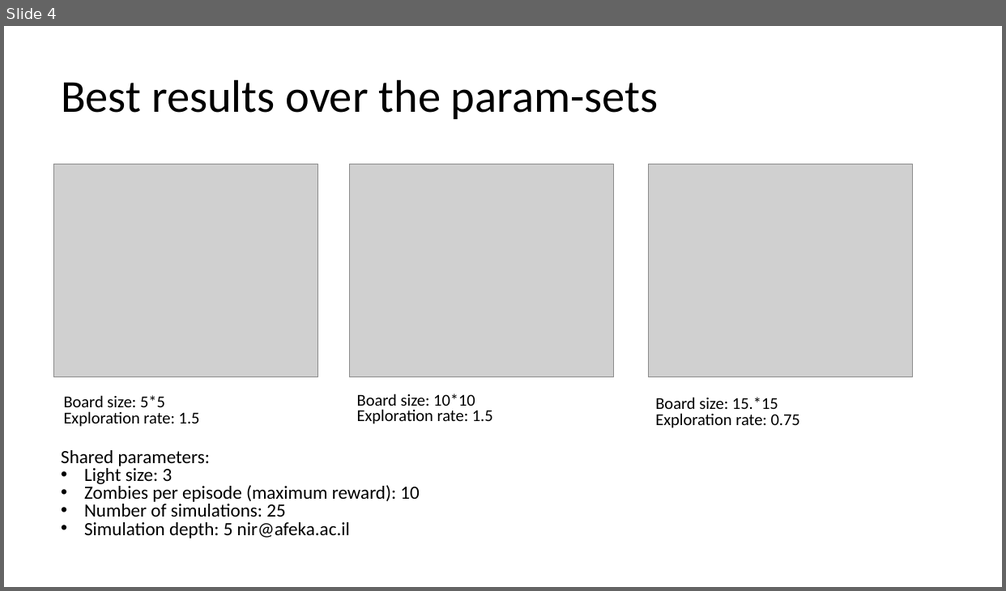
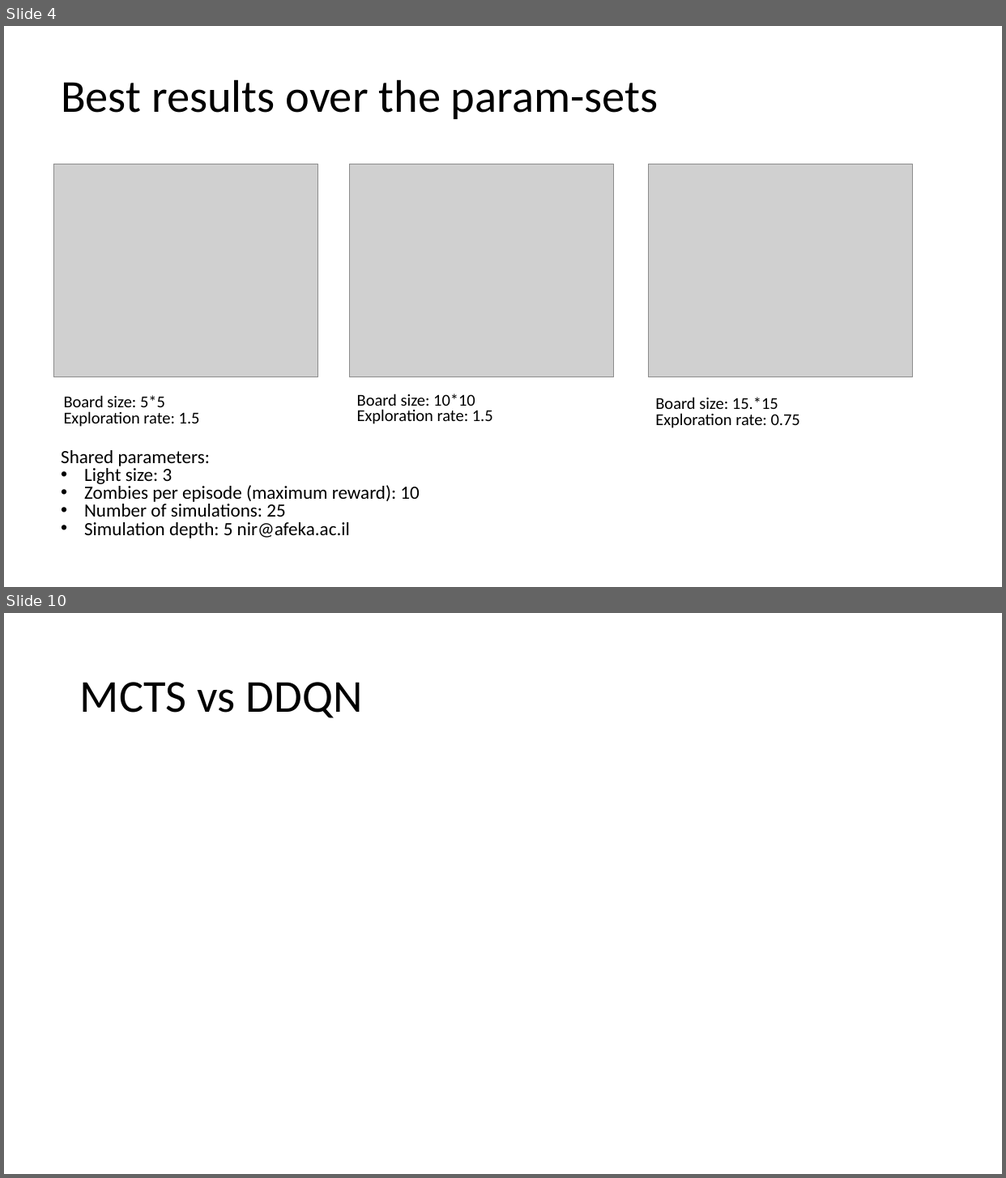
Before and after one commit to EliavSh/FinalProjectRL, a slide deck: docs/mcts_thoughts.pptx. Shown one above the other, each under a label of ours: slide 4 before the commit, slides 4 and 10 after it; the slides between them are not shown. The pictures are 1006x591 and 1006x1178 pixels, drawn with LibreOffice and Linux fonts; fonts in the diff are those of the drawing; grey boxes stand for pictures. Boxes give left, top, right and bottom in pixels: in the first picture for what was removed or moved away, otherwise in the second. Text is boxed around its words. In the diff, an @@ line names an element or a change of style, - is before the commit and + after.

Commit message:
summary of results: 1. evaluation of mcts algorithm 2. mcts vs ddqn

```diff
--- a/docs/mcts_thoughts.pptx
+++ b/docs/mcts_thoughts.pptx
@@ slide 10 added at <box>4,613,1002,1174</box>, background #FFFFFF @@
@@ title added at <box>80,682,363,718</box>, 44 pt, text #000000 @@
+MCTS vs DDQN
```
Also in this commit, not shown: 10 other slides added.
